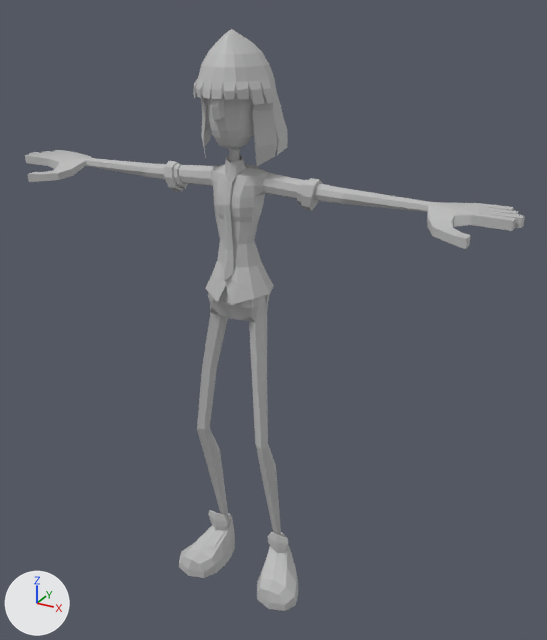
The FBX model Chaos Theory/Assets/Art/Models/Character/Female_Default.fbx: old version first, new version second.
Both versions are drawn from a 50 mm lens placed at (0.1209, -0.1965, 0.2071), pointed at (0.0081, 0.0085, 0.1046). The axes (+X, +Y, +Z) are drawn at lower left. The lights are the same throughout. Where no turn or scale is listed for an object, it has been applied to the vertices.

The first picture shows 'Hair', 'Head', 'Legs', 'Torso'.
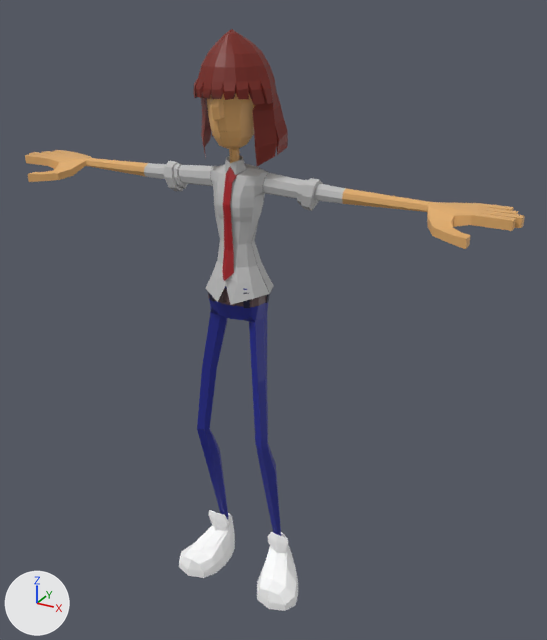
Where the newer file only moved an object's origin or applied its transform, the numbers keep the older frame.

Pixel boxes [x1, y1, x2, y2] of what changed, in the pictures (547 x 640 px):
'Torso', recoloured (grey to beige): [25, 150, 525, 305] in both
'Legs', recoloured: [179, 286, 298, 611] in both
'Hair', recoloured (grey to brown): [193, 29, 288, 166] in both
'Head', recoloured (grey to brown): [207, 94, 255, 163] in both

The change, as a list of edits to the scene's bpy script:
```text
Add img_female_uv2_color_jpg:
    img_female_uv2_color_jpg = load_image('Female UV2 COLOR.jpg', '../../../../../Art/Female UV2 COLOR.jpg', 1080, 1080, 'sRGB')
Add img_female_uv1_color_jpg:
    img_female_uv1_color_jpg = load_image('Female UV1 COLOR.jpg', '../../../../../Art/Female UV1 COLOR.jpg', 1080, 1080, 'sRGB')
Add mat_female_uv2_color_1material:
    mat_female_uv2_color_1material = principled_material('Female_UV2_COLOR_1Material')
    mat_female_uv2_color_1material.texture = img_female_uv2_color_jpg
Add mat_female_uv1_color_1material:
    mat_female_uv1_color_1material = principled_material('Female_UV1_COLOR_1Material')
    mat_female_uv1_color_1material.texture = img_female_uv1_color_jpg
Change me_mesh:
    where me_mesh.from_pydata(...)  # 743 vertices, 726 faces; spans x -0.086..0.086, y -0.013..0.01, z 0.115..0.161
    remove me_mesh.materials.append(mat_phong1)  # grey #bcbcbc
    add me_mesh.materials.append(mat_female_uv1_color_1material)  # picture img_female_uv1_color_jpg
Change me_mesh_002:
    where me_mesh_002.from_pydata(...)  # 485 vertices, 428 faces; spans x -0.0255..0.0255, y -0.0125..0.0102, z -0.0001..0.1214
    remove me_mesh_002.materials.append(mat_phong1)  # grey #bcbcbc
    add me_mesh_002.materials.append(mat_female_uv2_color_1material)  # picture img_female_uv2_color_jpg
Change me_mesh_003:
    where me_mesh_003.from_pydata(...)  # 221 vertices, 207 faces; spans x -0.0138..0.0138, y -0.0132..0.0147, z 0.1586..0.1963
    remove me_mesh_003.materials.append(mat_phong1)  # grey #bcbcbc
    add me_mesh_003.materials.append(mat_female_uv2_color_1material)  # picture img_female_uv2_color_jpg
Change me_mesh_001:
    where me_mesh_001.from_pydata(...)  # 191 vertices, 184 faces; spans x -0.0085..0.0085, y -0.0127..0.0074, z 0.1565..0.1907
    remove me_mesh_001.materials.append(mat_phong1)  # grey #bcbcbc
    add me_mesh_001.materials.append(mat_female_uv1_color_1material)  # picture img_female_uv1_color_jpg
```
